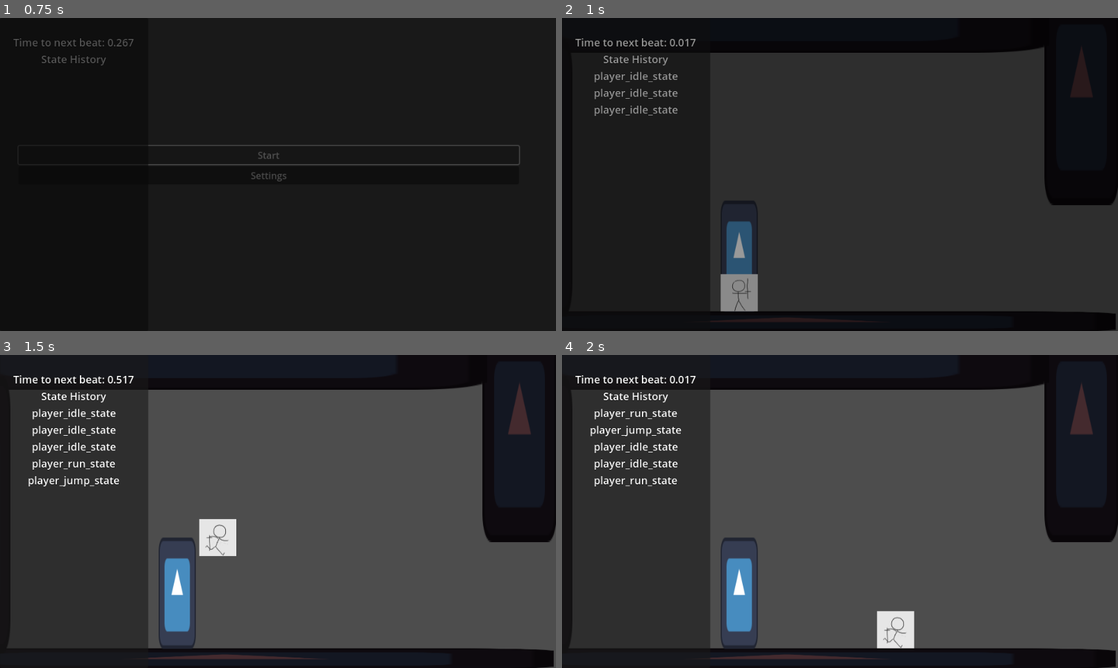
Above: before the commit, frames 1-4 (two rows, left to right).
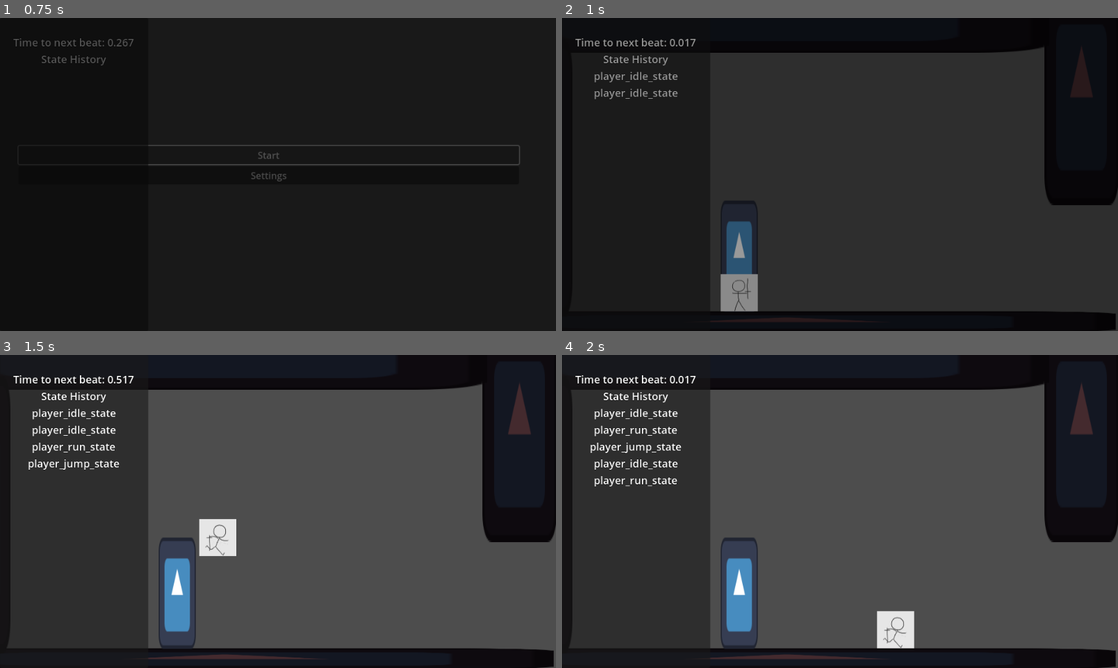
Above: after the commit, the same moments.

Repository: veggie-works/star-gazer
Game: Godot game, scene res://scenes/main.tscn
Two runs of this game, one before a commit and one after it. Both use one fixed random seed, a clock stepped at 60 frames per second and the inputs below. The engine's default icon, where the game draws it, is replaced by a stand-in: a white triangle on a blue panel in a dark square.
Inputs (mouse positions are in pixels of both pictures, inside the frame that each line leads up to):
- Up to frame 1 (0.75 s): click "Start" at 0.5 s
- Up to frame 2 (1 s): no input
- Up to frame 3 (1.5 s): tap Enter at 1.25 s; move the mouse to (400, 495) at 1.27 s; hold Right (move_right) from 1.28 s (still down); hold Z (jump) from 1.28 s (still down); click (400, 495) at 1.42 s
- Up to frame 4 (2 s): keep holding Right (move_right); keep holding Z (jump)

Frame 1 is identical in both runs. In frame 2, 0.2% of the frame differs, in the area x 5-21%, y 28-32%; in frame 3, 0.6%; in frame 4, 0.6%, in the area x 5-22%, y 17-32%.

Commit message:
Fix saving and coyote time

Diff:
--- a/scenes/actors/grounded/player/player.tscn
+++ b/scenes/actors/grounded/player/player.tscn
@@ -59,6 +59,8 @@
 size = Vector2(64, 64)
 
 [node name="player" groups=["players"] instance=ExtResource("1_bb35l")]
+collision_layer = 1
+collision_mask = 2
 script = ExtResource("2_d5awl")
 
 [node name="animator" parent="." index="0"]
@@ -74,12 +76,15 @@
 
 [node name="raycast0" parent="ground_raycasts" index="0"]
 position = Vector2(-32, 32)
+collision_mask = 2
 
 [node name="raycast1" parent="ground_raycasts" index="1"]
 position = Vector2(0, 32)
+collision_mask = 2
 
 [node name="raycast2" parent="ground_raycasts" index="2"]
 position = Vector2(32, 32)
+collision_mask = 2
 
 [node name="fsm" parent="." index="5" node_paths=PackedStringArray("start_state")]
 script = ExtResource("10_q18np")
@@ -94,7 +99,7 @@
 [node name="timers" type="Node" parent="." index="6"]
 
 [node name="coyote_timer" type="Timer" parent="timers" index="0"]
-wait_time = 0.1
+wait_time = 0.05
 one_shot = true
 
 [node name="triggers" type="Node2D" parent="." index="7"]
--- a/scenes/gameplay/environment/test/test_platform.tscn
+++ b/scenes/gameplay/environment/test/test_platform.tscn
@@ -6,6 +6,8 @@
 size = Vector2(128, 128)
 
 [node name="test_platform" type="StaticBody2D"]
+collision_layer = 2
+collision_mask = 0
 
 [node name="sprite" type="Sprite2D" parent="."]
 modulate = Color(0.266667, 0.164706, 0.180392, 1)
--- a/scenes/levels/level_0.tscn
+++ b/scenes/levels/level_0.tscn
@@ -16,7 +16,6 @@
 scale = Vector2(1, 2.8)
 target_scene = "res://scenes/levels/level_1.tscn"
 target_name = "door_left"
-enter_direction = "left"
 
 [node name="save_point" parent="." index="2" instance=ExtResource("5_3qii8")]
 position = Vector2(306, 475)
--- a/scripts/actors/grounded/player/player.gd
+++ b/scripts/actors/grounded/player/player.gd
@@ -27,8 +27,6 @@
 
 func _process(delta: float) -> void:
 	update_coyote_time()
-	update_jump()
-	update_land()
 	super._process(delta)
 
 func _input(event: InputEvent) -> void:
@@ -51,17 +49,5 @@
 func update_coyote_time() -> void:
 	if was_grounded and not is_grounded() and velocity.y >= 0 and not InputManager.is_buffered("jump"):
 		coyote_timer.start()
-
-## Update the player jump
-func update_jump() -> void:
-	if disable_input:
-		return
-
-	if InputManager.is_buffered("jump") and (is_grounded() or in_coyote_time):
+	elif is_grounded() and not was_grounded and in_coyote_time:
 		coyote_timer.stop()
-
-## Update whether the player has landed on the ground
-func update_land() -> void:
-	if is_grounded() and not was_grounded:
-		coyote_timer.stop()
-	super.update_land()
--- a/scripts/autoload/save_manager/save_manager.gd
+++ b/scripts/autoload/save_manager/save_manager.gd
@@ -53,6 +53,8 @@
 
 ## Save game data to disk
 func save_game_data() -> void:
+	if len(save_data.save_scene) <= 0:
+		return
 	ResourceSaver.save(save_data, save_path)
 
 ## Save settings to disk
--- a/scripts/fsm/actors/player/player_idle_state.gd
+++ b/scripts/fsm/actors/player/player_idle_state.gd
@@ -8,5 +8,5 @@
 func update(delta: float) -> void:
 	if abs(Input.get_axis("move_left", "move_right")) > 0:
 		fsm.transition_to(PlayerRunState)
-	elif Input.is_action_just_pressed("jump") or InputManager.is_buffered("jump"):
+	elif InputManager.is_buffered("jump") or ((body.is_grounded() or body.in_coyote_time) and Input.is_action_just_pressed("jump")):
 		fsm.transition_to(PlayerJumpState)
--- a/scripts/fsm/actors/player/player_run_state.gd
+++ b/scripts/fsm/actors/player/player_run_state.gd
@@ -13,5 +13,5 @@
 		fsm.transition_to(PlayerIdleState)
 		return
 	body.velocity.x = direction * run_speed
-	if Input.is_action_just_pressed("jump") or InputManager.is_buffered("jump"):
+	if InputManager.is_buffered("jump") or ((body.is_grounded() or body.in_coyote_time) and Input.is_action_just_pressed("jump")):
 		fsm.transition_to(PlayerJumpState)
--- a/scripts/fsm/state_machine.gd
+++ b/scripts/fsm/state_machine.gd
@@ -33,12 +33,12 @@
 	var old_state: State = current_state
 	if old_state != null:
 		old_state.exit()
-	current_state = new_state
-	current_state.enter()
+	new_state.enter()
 	state_history.append(new_state)
 	if len(state_history) > state_history_capacity:
 		state_history.pop_front()
 	state_changed.emit(old_state, new_state)
+	current_state = new_state
 
 ## Transition to a new state
 func transition_to(state_type: GDScript) -> void:
Not shown, changed: .gitignore
